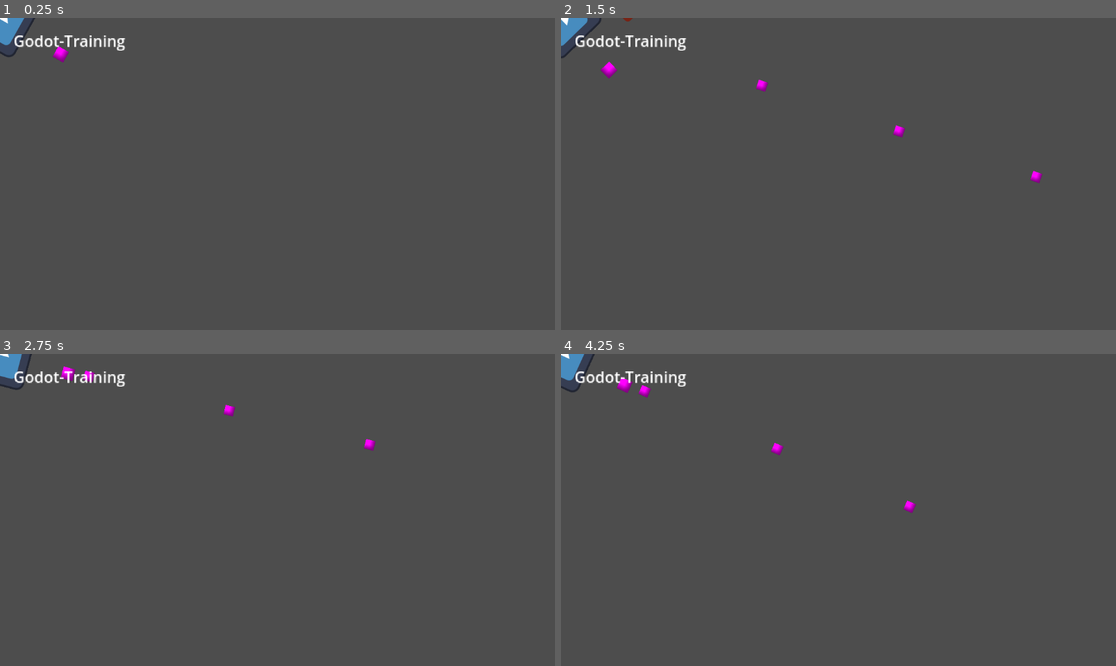
Above: before the commit, frames 1-4 (two rows, left to right).
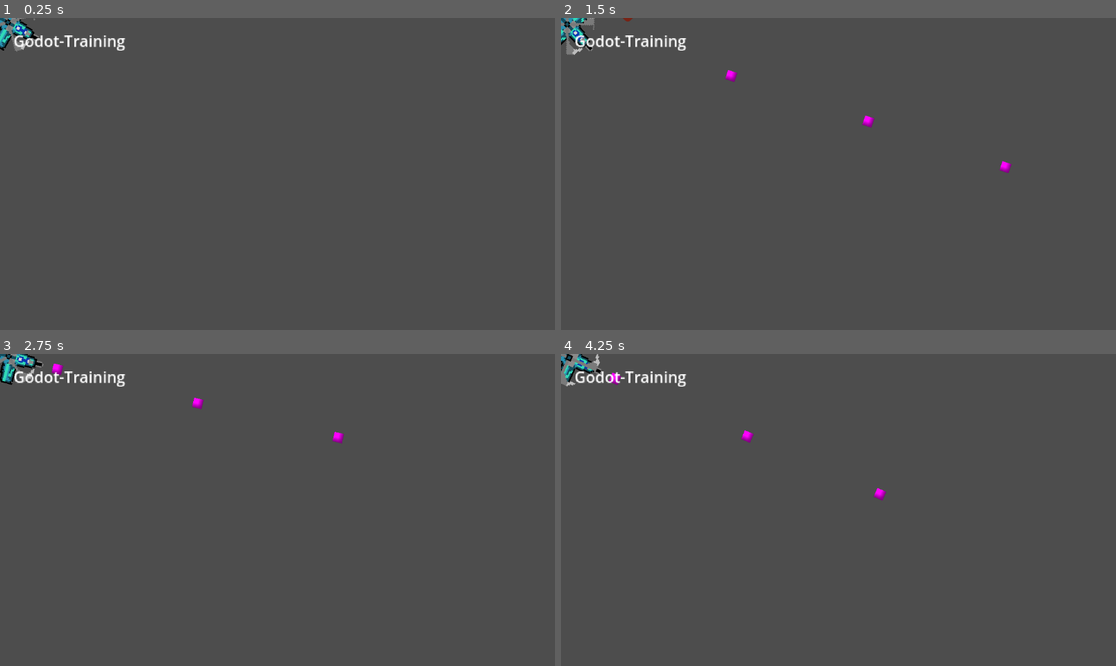
Above: after the commit, the same moments.

Repository: Aceralot/Shots-Fired
Game: Godot game, scene res://Scenes/Prototyping/PlayerMoveAndShoot.tscn
Two runs of this game, one before a commit and one after it. Both use one fixed random seed, a clock stepped at 60 frames per second and the inputs below. This scene is started directly instead of the project's main scene. The engine's default icon, where the game draws it, is replaced by a stand-in: a white triangle on a blue panel in a dark square.
Inputs (mouse positions are in pixels of both pictures, inside the frame that each line leads up to):
- Up to frame 1 (0.25 s): no input
- Up to frame 2 (1.5 s): move the mouse to (960, 158) at 0.52 s; hold Space (shoot) 0.53-1.28 s; move the mouse to (727, 189) at 1.27 s; tap Space (shoot) at 1.35 s
- Up to frame 3 (2.75 s): move the mouse to (333, 441) at 2.02 s; hold Space (shoot) from 2.03 s (still down)
- Up to frame 4 (4.25 s): move the mouse to (810, 572) at 2.77 s; release Space (shoot) at 2.78 s; tap Space (shoot) at 2.85 s; move the mouse to (1005, 556) at 3.52 s; hold Space (shoot) from 3.53 s (still down)

The runs differ from the first frame. In frame 1, 0.6% of the frame differs, in the area x 0-13%, y 0-15%; in frame 2, 0.9%, in the area x 0-87%, y 0-54%; in frame 3, 0.9%; in frame 4, 0.9%.

Commit message:
Player Animated Sprite added
The Player Now is a Helicopter with moving propellers.

Diff:
--- a/Scripts/Player/Gun.tscn
+++ b/Scripts/Player/Gun.tscn
@@ -1,10 +1,15 @@
-[gd_scene load_steps=4 format=3 uid="uid://bc6e6jiskj7hk"]
+[gd_scene load_steps=5 format=3 uid="uid://bc6e6jiskj7hk"]
 
 [ext_resource type="Script" uid="uid://c84h5fcf3l3s3" path="res://Scripts/Player/gun.gd" id="1_bl7ad"]
 
 [sub_resource type="CircleShape2D" id="CircleShape2D_meehf"]
 
-[sub_resource type="PlaceholderTexture2D" id="PlaceholderTexture2D_meehf"]
+[sub_resource type="Gradient" id="Gradient_bl7ad"]
+colors = PackedColorArray(0, 0, 0, 1, 0, 0, 0, 1)
+
+[sub_resource type="GradientTexture2D" id="GradientTexture2D_0fye1"]
+gradient = SubResource("Gradient_bl7ad")
+fill_to = Vector2(1, 0.97)
 
 [node name="Gun" type="Node2D"]
 script = ExtResource("1_bl7ad")
@@ -17,9 +22,9 @@
 [node name="WeaponPivot" type="Marker2D" parent="Area2D"]
 
 [node name="Pistol" type="Sprite2D" parent="Area2D/WeaponPivot"]
-position = Vector2(4, 0)
-scale = Vector2(5, 5)
-texture = SubResource("PlaceholderTexture2D_meehf")
+position = Vector2(-14.999998, 0)
+scale = Vector2(0.001, 0.001)
+texture = SubResource("GradientTexture2D_0fye1")
 
 [node name="ShootingPoint" type="Marker2D" parent="Area2D/WeaponPivot/Pistol"]
 unique_name_in_owner = true
--- a/Scripts/Player/player.tscn
+++ b/Scripts/Player/player.tscn
@@ -1,6 +1,6 @@
-[gd_scene load_steps=8 format=3 uid="uid://0lkxrnsn52p1"]
+[gd_scene load_steps=12 format=3 uid="uid://0lkxrnsn52p1"]
 
-[ext_resource type="Texture2D" uid="uid://dn4urbmw4q2j6" path="res://Assets/Sprite/icon.svg" id="1_0s4r2"]
+[ext_resource type="Texture2D" uid="uid://2nerbly08knp" path="res://Assets/Sprite/Helicopter.png" id="1_0s4r2"]
 [ext_resource type="PackedScene" uid="uid://bc6e6jiskj7hk" path="res://Scripts/Player/Gun.tscn" id="2_ejydr"]
 
 [sub_resource type="GDScript" id="GDScript_av3cl"]
@@ -48,6 +48,35 @@
 
 "
 
+[sub_resource type="AtlasTexture" id="AtlasTexture_ejydr"]
+atlas = ExtResource("1_0s4r2")
+region = Rect2(0, 0, 1984, 1984)
+
+[sub_resource type="AtlasTexture" id="AtlasTexture_ea7v2"]
+atlas = ExtResource("1_0s4r2")
+region = Rect2(1984, 0, 1984, 1984)
+
+[sub_resource type="AtlasTexture" id="AtlasTexture_e535i"]
+atlas = ExtResource("1_0s4r2")
+region = Rect2(0, 1984, 1984, 1984)
+
+[sub_resource type="SpriteFrames" id="SpriteFrames_h56sh"]
+animations = [{
+"frames": [{
+"duration": 1.0,
+"texture": SubResource("AtlasTexture_ejydr")
+}, {
+"duration": 1.0,
+"texture": SubResource("AtlasTexture_ea7v2")
+}, {
+"duration": 1.0,
+"texture": SubResource("AtlasTexture_e535i")
+}],
+"loop": true,
+"name": &"idle",
+"speed": 5.0
+}]
+
 [sub_resource type="CircleShape2D" id="CircleShape2D_av3cl"]
 radius = 63.0
 
@@ -71,8 +100,13 @@
 [node name="Player" type="CharacterBody2D"]
 script = SubResource("GDScript_av3cl")
 
-[node name="Sprite2D" type="Sprite2D" parent="."]
-texture = ExtResource("1_0s4r2")
+[node name="Sprite2D" type="AnimatedSprite2D" parent="."]
+texture_filter = 1
+rotation = 1.5707964
+scale = Vector2(0.1, 0.1)
+sprite_frames = SubResource("SpriteFrames_h56sh")
+animation = &"idle"
+autoplay = "idle"
 
 [node name="CollisionShape2D" type="CollisionShape2D" parent="."]
 shape = SubResource("CircleShape2D_av3cl")
@@ -80,7 +114,7 @@
 [node name="AnimationPlayer" type="AnimationPlayer" parent="."]
 
 [node name="Gun" parent="." instance=ExtResource("2_ejydr")]
-position = Vector2(127, 4)
+position = Vector2(165, 1.0000001)
 scale = Vector2(5, 5)
 
 [node name="HitBox" type="Area2D" parent="."]
Binary file added: Assets/Sprite/Helicopter.png
Not shown, added: Assets/Sprite/Helicopter.png.import
